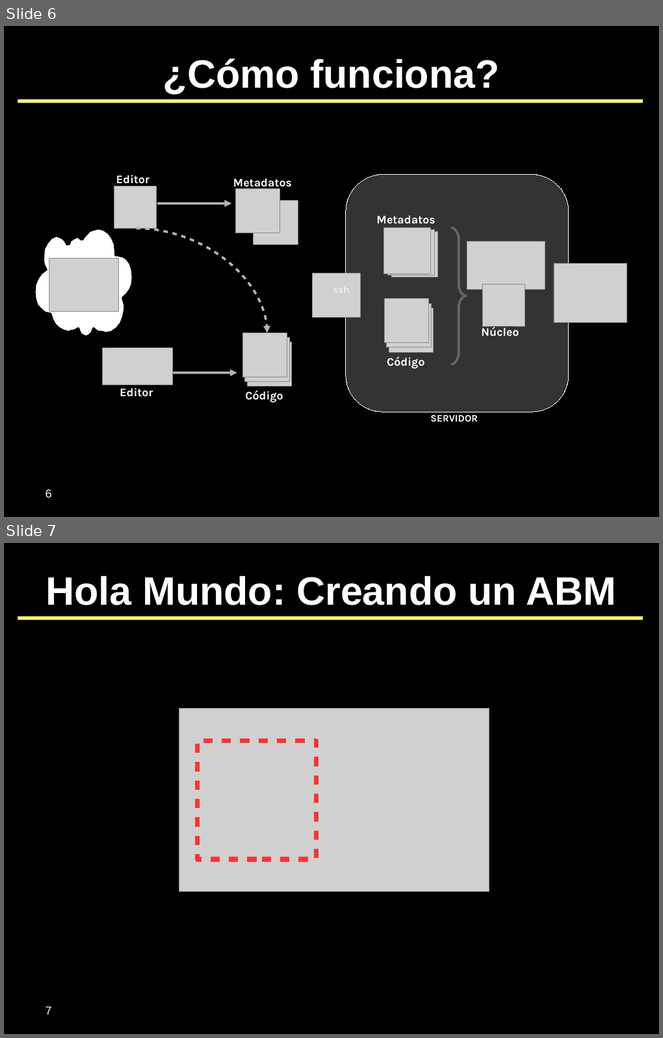
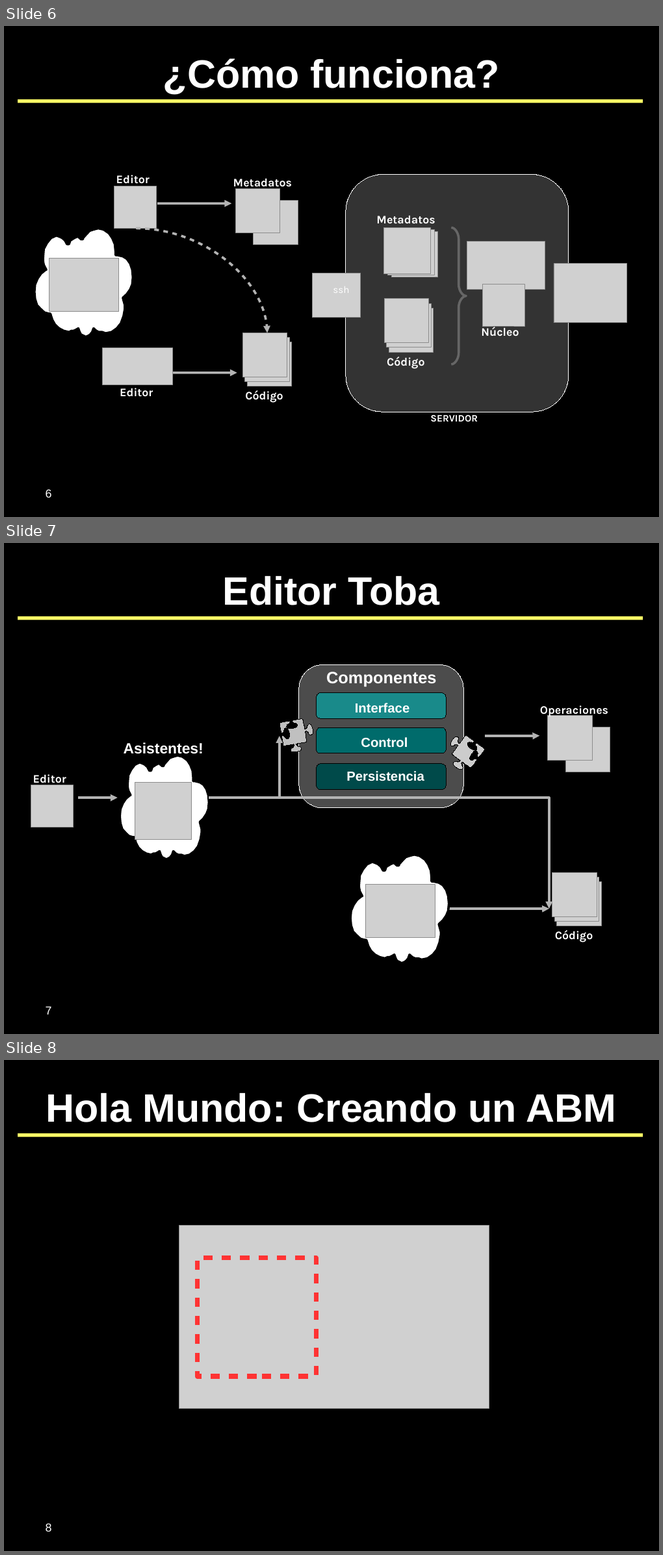
Before and after one commit to SIU-Toba/framework, a slide deck: doc/presentaciones/2007 - CafeConf.odp. Shown one above the other, each under a label of ours: slides 6 and 7 before the commit, slides 6, 7 and 8 after it. The pictures are 663x1038 and 663x1555 pixels, drawn with LibreOffice and Linux fonts; fonts in the diff are those of the drawing; grey boxes stand for pictures; background and template pictures are left out. Boxes give left, top, right and bottom in pixels: in the first picture for what was removed or moved away, otherwise in the second. Text is boxed around its words. In the diff, an @@ line names an element or a change of style, - is before the commit and + after.

Commit message:
Un slide más animado. En el asistente tipo de dato numerico se asumia moneda en el cuadro. Al crear un proyecto se le asigna el skin plastik

```diff
--- a/doc/presentaciones/2007 - CafeConf.odp
+++ b/doc/presentaciones/2007 - CafeConf.odp
@@ slide 7 added at bbox=[4, 543, 659, 1034], background #000000; not listed: 1 template element that a slide beside it also shows @@
@@ title added at bbox=[223, 576, 440, 605], 48 pt, text #FFFFFF, bold @@
+Editor Toba
@@ text added at bbox=[540, 705, 608, 717], 14 pt, text #FFFFFF, bold @@
+Operaciones
@@ picture added at bbox=[548, 716, 593, 761] @@
@@ elbow arrow added from (209, 798) to (280, 736), #B3B3B3 2.83 pt @@
@@ elbow arrow added from (485, 736) to (540, 736), #B3B3B3 2.83 pt @@
@@ picture added at bbox=[566, 728, 610, 772] @@
@@ freeform shape added at bbox=[120, 756, 209, 860], fill #FFFFFF, outline #000000 2.83 pt @@
@@ text added at bbox=[124, 743, 204, 757], 18 pt, text #FFFFFF, bold @@
+Asistentes!
@@ text added at bbox=[33, 774, 66, 786], 14 pt, text #FFFFFF, bold @@
+Editor
@@ group added at bbox=[280, 665, 486, 808]: 4 rounded rectangles, 4 texts, 2 freeform shapes @@
+Componentes
+Interface
+Control
+Persistencia
@@ picture added at bbox=[31, 785, 74, 828] @@
@@ picture added at bbox=[135, 783, 192, 840] @@
@@ elbow arrow added from (78, 798) to (118, 798), #B3B3B3 2.83 pt @@
@@ elbow arrow added from (209, 798) to (549, 909), #B3B3B3 2.83 pt @@
@@ freeform shape added at bbox=[350, 855, 449, 964], fill #FFFFFF, outline #000000 2.83 pt @@
@@ picture added at bbox=[365, 885, 435, 938] @@
@@ elbow arrow added from (449, 909) to (549, 909), #B3B3B3 2.83 pt @@
@@ group added at bbox=[552, 873, 601, 943]: 3 pictures, 1 text @@
+Código
@@ page number added at bbox=[46, 1006, 52, 1015], 14 pt, text #FFFFFF @@
+7
@@ what was slide 7 is now slide 8 @@
@@ page number at bbox=[46, 1523, 52, 1532]: text changed @@
-7
+8
```
Also in this commit, not shown: 2 other files.
